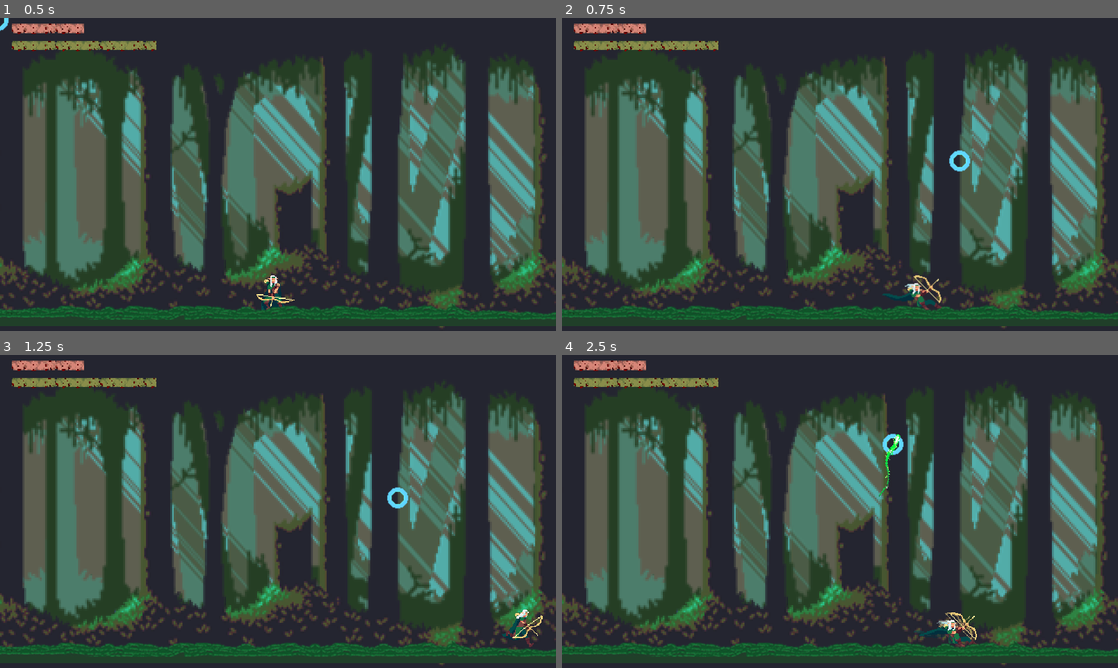
Above: before the commit, frames 1-4 (two rows, left to right).
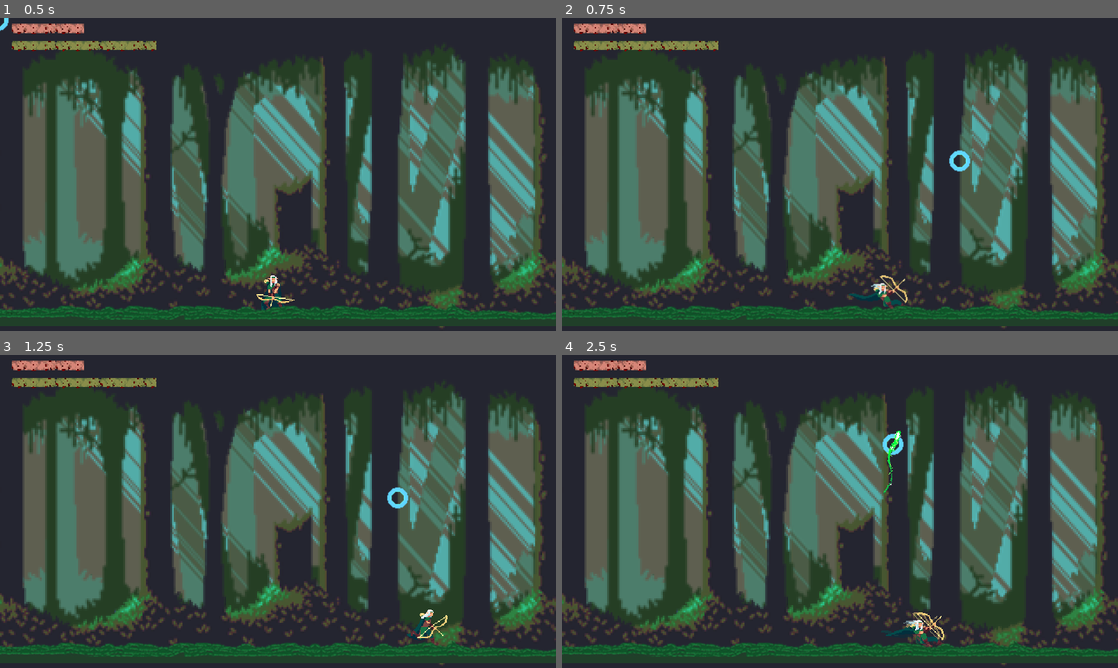
Above: after the commit, the same moments.

Repository: dcrespo3d/GGJ2023
Game: Godot game, scene res://EscenaMain.tscn
The game is run twice, just before and just after one commit, with the same random seed, the same clock (stepped at 60 frames per second) and the same inputs.
Inputs (mouse positions are in pixels of both pictures, inside the frame that each line leads up to):
- Up to frame 1 (0.5 s): no input
- Up to frame 2 (0.75 s): move the mouse to (962, 158) at 0.52 s; hold Right (ui_right) from 0.53 s (still down); tap Space (dash_key) at 0.6 s
- Up to frame 3 (1.25 s): keep holding Right (ui_right)
- Up to frame 4 (2.5 s): move the mouse to (728, 527) at 1.27 s; release Right (ui_right) at 1.28 s; hold Left (ui_left) 1.28-2.03 s; tap Space (dash_key) at 1.35, 2.3 s; move the mouse to (895, 442) at 2.02 s; hold Right (ui_right) from 2.03 s (still down); click (895, 442) at 2.1 s

Frame 1 is identical in both runs. In frame 2, 0.7% of the frame differs, in the area x 51-69%, y 82-94%; in frame 3, 0.6%; in frame 4, 1.0%, in the area x 57-75%, y 24-94%.

Commit message:
a

Diff:
--- a/Enemy_01.tscn
+++ b/Enemy_01.tscn
@@ -147,6 +147,7 @@
 } ]
 
 [sub_resource type="CircleShape2D" id=26]
+radius = 9.33333
 
 [node name="Enemy_01" type="KinematicBody2D"]
 script = ExtResource( 2 )
--- a/Player.tscn
+++ b/Player.tscn
@@ -15,7 +15,6 @@
 fallacc = 3000
 dashspeed = 10500
 dashduration = 45
-dash_speed = 2000
 
 [node name="AnimatedSprite" type="AnimatedSprite" parent="."]
 position = Vector2( 0, -30 )
--- a/project.godot
+++ b/project.godot
@@ -55,11 +55,6 @@
 , Object(InputEventKey,"resource_local_to_scene":false,"resource_name":"","device":0,"alt":false,"shift":false,"control":false,"meta":false,"command":false,"pressed":false,"scancode":83,"physical_scancode":0,"unicode":0,"echo":false,"script":null)
  ]
 }
-dash_key={
-"deadzone": 0.5,
-"events": [ Object(InputEventKey,"resource_local_to_scene":false,"resource_name":"","device":0,"alt":false,"shift":false,"control":false,"meta":false,"command":false,"pressed":false,"scancode":0,"physical_scancode":32,"unicode":0,"echo":false,"script":null)
- ]
-}
 shoot={
 "deadzone": 0.5,
 "events": [ Object(InputEventMouseButton,"resource_local_to_scene":false,"resource_name":"","device":0,"alt":false,"shi …(212 unchanged characters)…
@@ -90,6 +85,11 @@
 "events": [ Object(InputEventKey,"resource_local_to_scene":false,"resource_name":"","device":0,"alt":false,"shift":false,"control":false,"meta":false,"command":false,"pressed":false,"scancode":53,"physical_scancode":0,"unicode":0,"echo":false,"script":null)
  ]
 }
+dash_key={
+"deadzone": 0.5,
+"events": [ Object(InputEventKey,"resource_local_to_scene":false,"resource_name":"","device":0,"alt":false,"shift":false,"control":false,"meta":false,"command":false,"pressed":false,"scancode":0,"physical_scancode":32,"unicode":0,"echo":false,"script":null)
+ ]
+}
 debug6={
 "deadzone": 0.5,
 "events": [ Object(InputEventKey,"resource_local_to_scene":false,"resource_name":"","device":0,"alt":false,"shift":false,"control":false,"meta":false,"command":false,"pressed":false,"scancode":54,"physical_scancode":0,"unicode":0,"echo":false,"script":null)
